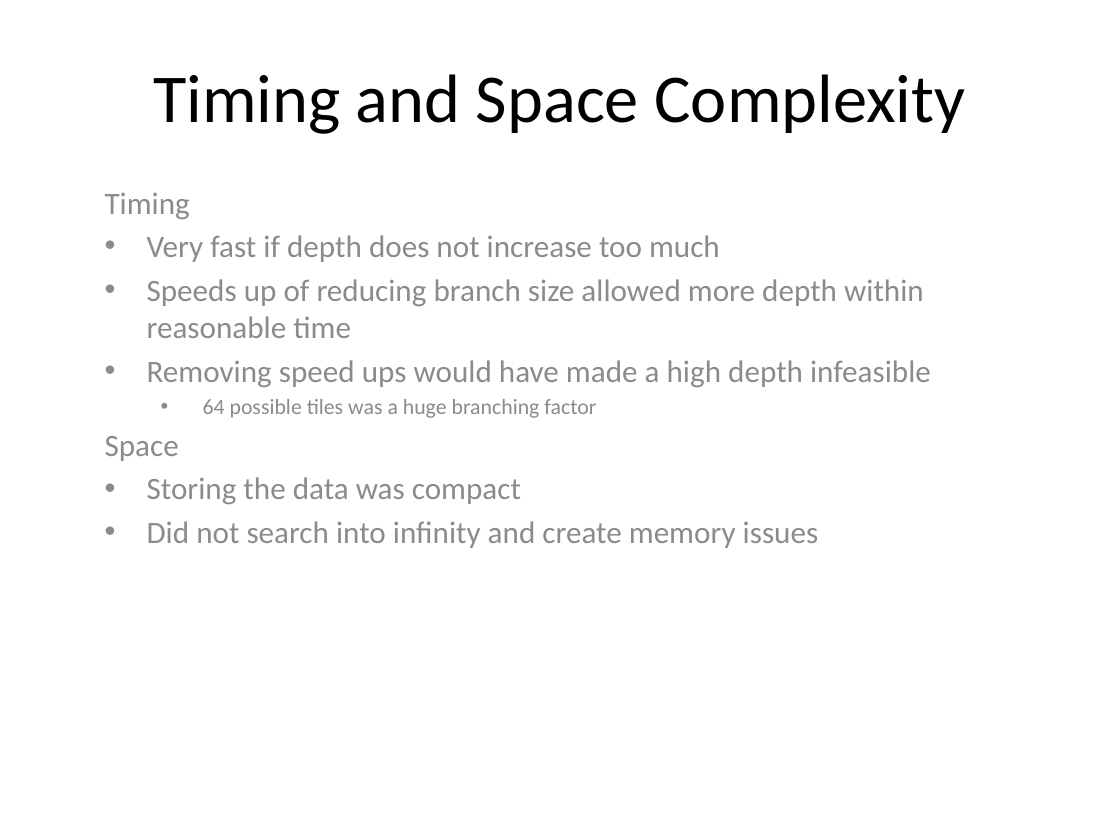
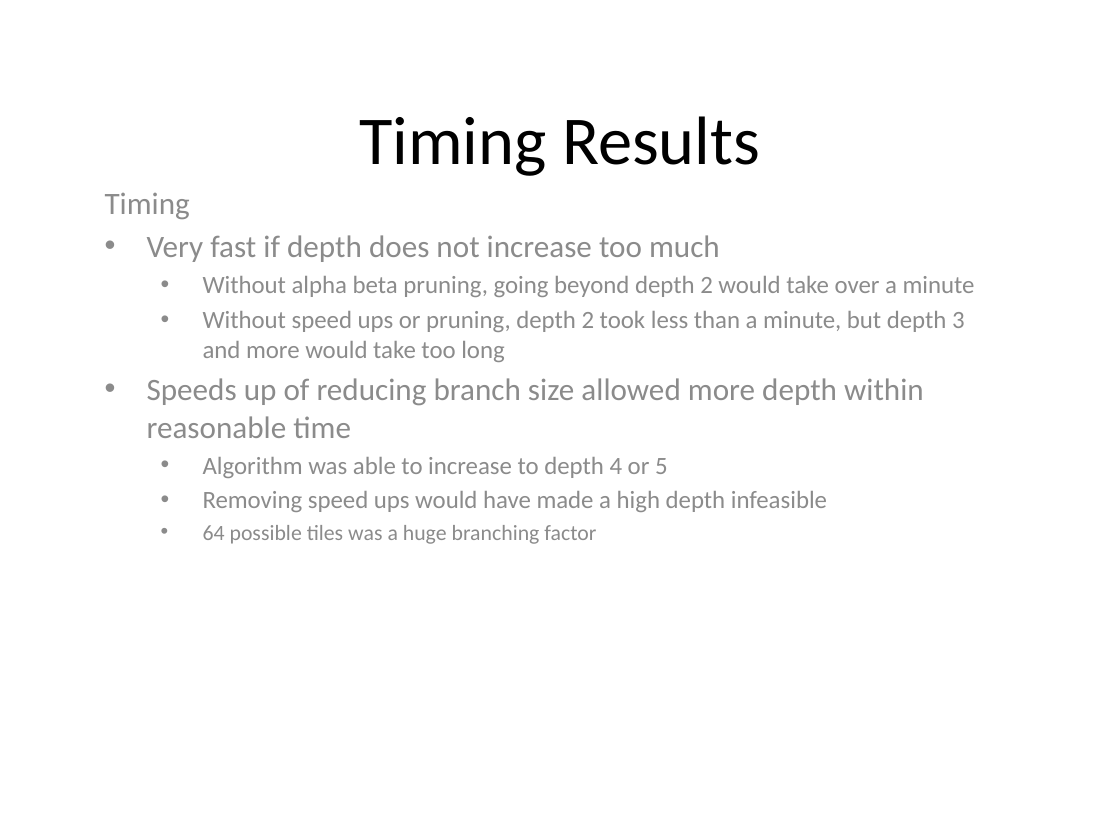
Before and after one commit to yangjiao2/271AIgame, a slide deck: slide 14 of Presentation.pptx (slide 15 before the commit). Drawn at 1120x840 pixels with LibreOffice and Linux fonts; fonts in the diff are those of the drawing. Boxes give left, top, right and bottom in pixels: in the first picture for what was removed or moved away, otherwise in the second. Text is boxed around its words. In the diff, an @@ line names an element or a change of style, - is before the commit and + after.

Commit message:
presentation

```diff
--- a/Presentation.pptx
+++ b/Presentation.pptx
@@ title at (359,116,760,176): text changed @@
-Timing and Space Complexity
+Timing Results
@@ subtitle at (203,276,975,362): paragraphs added @@
+  • Without alpha beta pruning, going beyond depth 2 would take over a minute
+  • Without speed ups or pruning, depth 2 took less than a minute, but depth 3 and more would take too long
@@ subtitle at (105,436,819,548): paragraphs removed @@
-Space
-• Storing the data was compact
-• Did not search into infinity and create memory issues
@@ subtitle at (203,457,668,478): paragraph added @@
+  • Algorithm was able to increase to depth 4 or 5
@@ subtitle at (203,491,827,512): size 20 to 16 pt in "Removing speed ups would have made a ..."; list level 1 to 2 in "Removing speed ups would have ..." @@
```
Also in this commit, not shown: 2 other slides changed, 1 slide removed.
